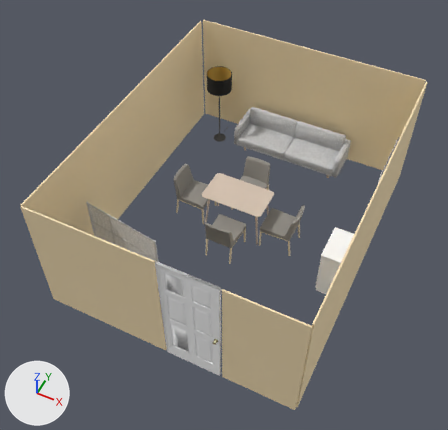
A saved change to the OBJ model turtlebot_ws/src/turtlebot3_simulations/turtlebot3_gazebo/models/room/meshes/IEC_room.obj.
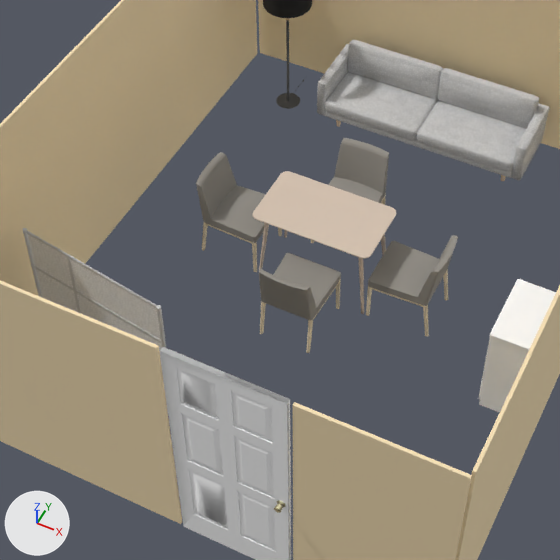
Old and new are each drawn whole from a 50 mm lens placed at (2311.0, -4313.0, 8074.0), pointed at (-610.0, 1529.0, 771.0) and again close up on the part from 17% to 80% of the width and 20% to 86% of the height. Every picture has the same lights, and +X, +Y and +Z are marked at lower left. Where no turn or scale is listed for an object, it has been applied to the vertices. Vertices at the same position are counted once.

The first close-up shows 'IEC_room'.
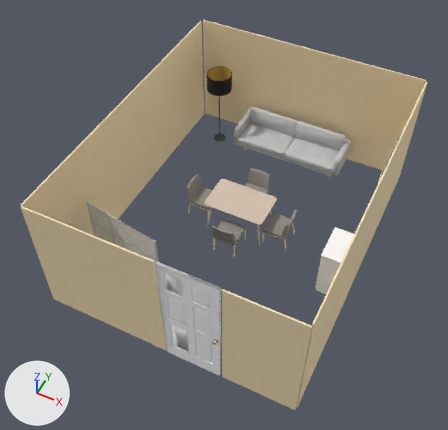
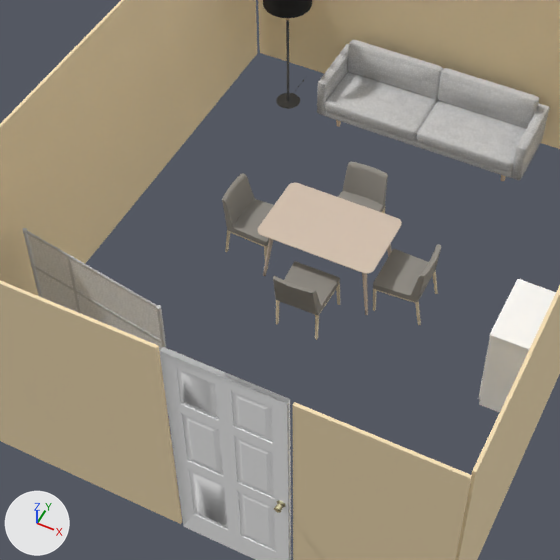
Changed parts and their boxes [x1, y1, x2, y2] in the close-ups (560 x 560 px; the box of a moved part takes in the faces that stretch with it):
```json
{"part": 1, "of": "me_iec_room", "change": "moved or reshaped", "before": [259, 223, 269, 270], "after": [263, 238, 273, 276]}
{"part": 2, "of": "me_iec_room", "change": "moved or reshaped", "before": [381, 234, 386, 255], "after": [387, 244, 392, 257]}
{"part": 3, "of": "me_iec_room", "change": "moved or reshaped", "before": [358, 257, 364, 314], "after": [362, 273, 368, 315]}
{"part": 4, "of": "me_iec_room", "change": "moved or reshaped", "before": [253, 171, 396, 259], "after": [258, 182, 402, 274]}
{"part": 5, "of": "me_iec_room", "change": "moved or reshaped", "before": [196, 152, 266, 243], "after": [222, 173, 274, 246]}
{"part": 6, "of": "me_iec_room", "change": "moved or reshaped", "before": [202, 223, 257, 272], "after": [225, 230, 268, 269]}
{"part": 7, "of": "me_iec_room", "change": "moved or reshaped", "before": [368, 235, 458, 306], "after": [373, 244, 441, 302]}
{"part": 8, "of": "me_iec_room", "change": "moved or reshaped", "before": [443, 269, 448, 300], "after": [433, 270, 438, 294]}
{"part": 9, "of": "me_iec_room", "change": "moved or reshaped", "before": [366, 286, 429, 336], "after": [373, 288, 421, 325]}
{"part": 10, "of": "me_iec_room", "change": "moved or reshaped", "before": [328, 138, 389, 203], "after": [338, 161, 388, 212]}
{"part": 11, "of": "me_iec_room", "change": "moved or reshaped", "before": [259, 253, 341, 321], "after": [273, 261, 340, 315]}
{"part": 12, "of": "me_iec_room", "change": "moved or reshaped", "before": [260, 279, 341, 353], "after": [276, 283, 340, 340]}
```

The change, as JSON lines over the scene's bpy script:
```json
{"block": "me_iec_room", "where": "# used by ob_iec_room; location = (0.0, 0.0, 0.0)"}
{"op": "remove", "block": "me_iec_room", "code": "me_iec_room.from_pydata(...)  # 15528 vertices, 15640 faces; spans x -2540.0..1553.0, y -671.0..4485.0, z -10.0..2111.0"}
{"op": "add", "block": "me_iec_room", "code": "me_iec_room.from_pydata(...)  # 15528 vertices, 15640 faces; spans x -2540.0..1553.0, y -671.0..4485.0, z -58.0..2111.0"}
{"block": "me_iec_room", "change": "me_iec_room part 1: the loose piece of 156 vertices spanning x -1116.0..-1012.0, y 1792.0..1873.0, z 0.0..732.0 is scaled about its middle by (0.993, 1.1, 0.779), then moved by (40.0, 9.0, -83.0)"}
{"block": "me_iec_room", "change": "me_iec_room part 2: the loose piece of 156 vertices spanning x -221.0..-117.0, y 2227.0..2308.0, z 0.0..732.0 is scaled about its middle by (0.993, 1.1, 0.779), then moved by (34.0, 53.0, -83.0)"}
{"block": "me_iec_room", "change": "me_iec_room part 3: the loose piece of 156 vertices spanning x -221.0..-117.0, y 1792.0..1873.0, z 0.0..732.0 is scaled about its middle by (0.993, 1.1, 0.779), then moved by (34.0, 9.0, -83.0)"}
{"block": "me_iec_room", "change": "me_iec_room part 4: the loose piece of 2442 vertices spanning x -1146.0..-87.0, y 1742.0..2358.0, z 732.0..760.0 is scaled about its middle by (0.993, 1.1, 0.779), then moved by (37.0, 31.0, -168.0)"}
{"block": "me_iec_room", "change": "me_iec_room part 5: the loose piece of 140 vertices spanning x -1729.0..-1138.0, y 1804.0..2303.0, z 375.0..800.0 is scaled about its middle by (0.765, 0.85, 0.79), then moved by (136.0, 37.0, -123.0)"}
{"block": "me_iec_room", "change": "me_iec_room part 6: the loose piece of 216 vertices spanning x -1697.0..-1138.0, y 1804.0..1857.0, z 0.0..406.0 is scaled about its middle by (0.765, 0.85, 0.791), then moved by (133.0, 71.0, -43.0)"}
{"block": "me_iec_room", "change": "me_iec_room part 7: the loose piece of 140 vertices spanning x -100.0..491.0, y 1795.0..2294.0, z 375.0..800.0 is multiplied about its middle by the matrix ((0.765, 0.0, -0.022), (0.0, 0.849, -0.032), (0.022, 0.035, 0.79)), then moved by (-54.0, 28.0, -122.0)"}
{"block": "me_iec_room", "change": "me_iec_room part 8: the loose piece of 216 vertices spanning x -100.0..460.0, y 2240.0..2294.0, z 0.0..406.0 is multiplied about its middle by the matrix ((0.765, 0.0, -0.022), (0.0, 0.849, -0.032), (0.022, 0.035, 0.79)), then moved by (-42.0, 7.0, -34.0)"}
{"block": "me_iec_room", "change": "me_iec_room part 9: the loose piece of 216 vertices spanning x -100.0..460.0, y 1795.0..1849.0, z 0.0..406.0 is multiplied about its middle by the matrix ((0.765, 0.0, -0.022), (0.0, 0.849, -0.032), (0.022, 0.035, 0.79)), then moved by (-42.0, 74.0, -50.0)"}
{"block": "me_iec_room", "change": "me_iec_room part 10: the loose piece of 140 vertices spanning x -859.0..-360.0, y 2290.0..2881.0, z 416.0..842.0 is scaled about its middle by (0.85, 0.765, 0.79), then moved by (39.0, 52.0, -193.0)"}
{"block": "me_iec_room", "change": "me_iec_room part 11: the loose piece of 140 vertices spanning x -825.0..-326.0, y 1190.0..1781.0, z 375.0..800.0 is multiplied about its middle by the matrix ((0.85, 0.0, -0.013), (-0.001, 0.764, -0.038), (0.014, 0.037, 0.789)), then moved by (8.0, 108.0, -169.0)"}
{"block": "me_iec_room", "change": "me_iec_room part 12: 432 vertices removed from x -826.0..-326.0, y 1221.0..1781.0, z 0.0..406.0; 532 vertices added at x -777.0..291.0, y 1413.0..2263.0, z -58.0..309.0"}
```
